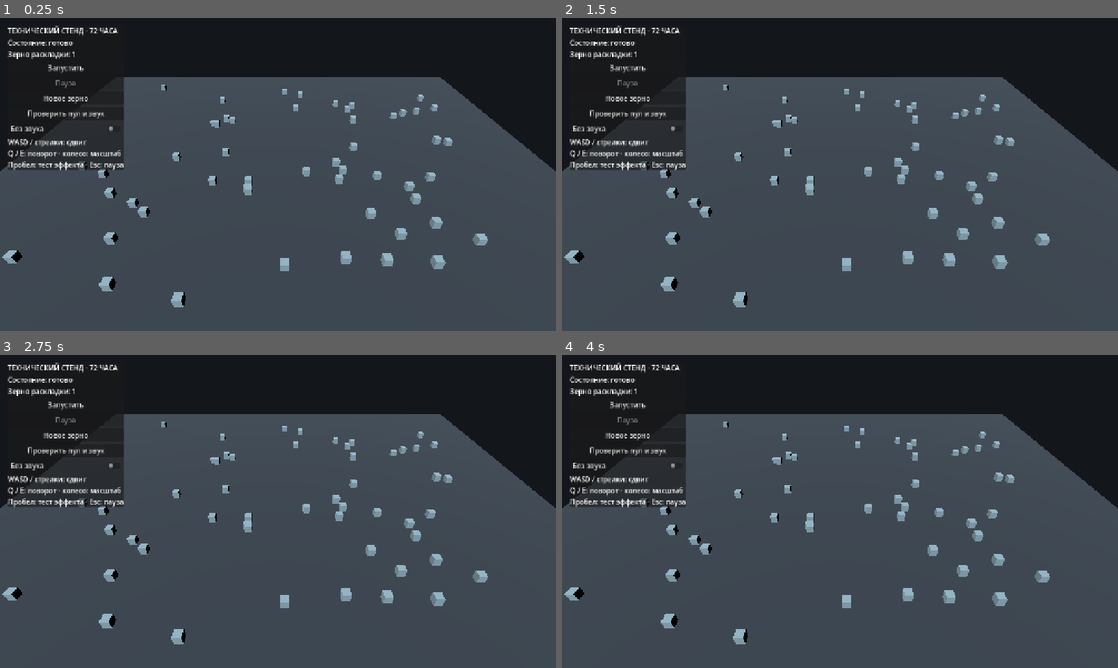
Above: before the commit, frames 1-4 (two rows, left to right).
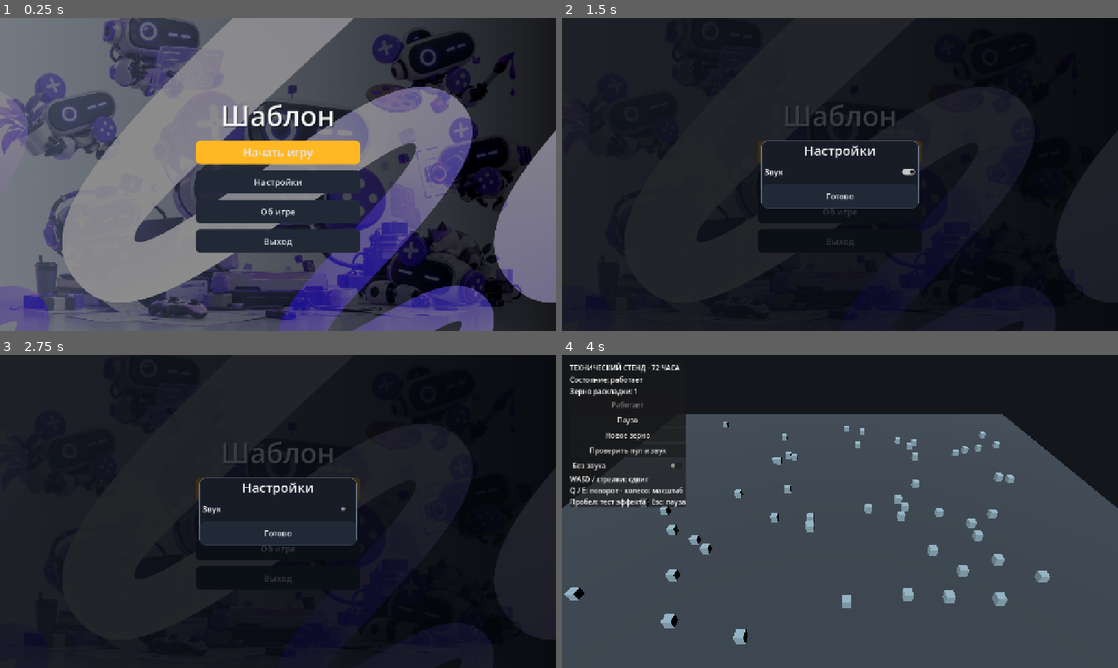
Above: after the commit, the same moments.

Repository: necrasov-ilya/nksv-neurojam-2026
Game: Godot game, scene res://scenes/start.tscn
Same seed, same stepped clock (60 frames per second), same inputs: the game is played once before the commit and once after it. Before the commit the project starts from res://scenes/main.tscn.
Inputs (mouse positions are in pixels of both pictures, inside the frame that each line leads up to):
- Up to frame 1 (0.25 s): no input
- Up to frame 2 (1.5 s): click (840, 180) at 0.5 s, where only the run after the commit has a clickable "Настройки"; click (840, 212) at 1.25 s, where only the run after the commit has a clickable "Об игре"
- Up to frame 3 (2.75 s): click (278, 508) at 2 s, where only the run after the commit has a clickable "Звук"
- Up to frame 4 (4 s): click (840, 533) at 2.75 s, where only the run after the commit has a clickable "Готово"; click (840, 489) at 3.5 s, where only the run after the commit has a clickable "Начать игру"

The runs differ from the first frame. In frame 1, 83% of the frame differs, in the area x 0-100%, y 0-100%; in frame 2, 73%; in frame 3, 73%; in frame 4, 0.2%.

Commit message:
feat: Подготовительный этап 2
- Добавлено главное меню с кнопками «Начать игру», «Настройки», «Об игре» и «Выход»
- Добавлен фон главного меню и экрана загрузки
- Название проекта изменено на «Шаблон», стартовой сценой назначено главное меню
- Добавлена настройка звука с сохранением между сценами
- Добавлена проверка ориентации окна: блокировка старта в вертикальном режиме, автоматическая пауза и возобновление при смене ориентации
- Настроен автоматический запуск технического стенда при переходе из меню
- Добавлена HTML-оболочка веб-экспорта с фоном и индикатором загрузки
- Расширена smoke-проверка стартовой сцены, ориентации окна и запуска стенда
- Обновлён README с описанием меню, настроек и требования к ориентации окна

Diff:
--- a/project.godot
+++ b/project.godot
@@ -2,9 +2,13 @@
 
 [application]
 
-config/name="72h Jam Starter"
-run/main_scene="res://scenes/main.tscn"
+config/name="Шаблон"
+run/main_scene="res://scenes/start.tscn"
 config/features=PackedStringArray("4.7", "GL Compatibility")
+boot_splash/image="res://assets/textures/start_background.png"
+boot_splash/bg_color=Color(0.019608, 0.027451, 0.047059, 1)
+boot_splash/stretch_mode=1
+
 
 [display]
 
--- a/scenes/main.tscn
+++ b/scenes/main.tscn
@@ -9,6 +9,7 @@
 [ext_resource type="Script" path="res://scripts/core/world_manager.gd" id="7"]
 [ext_resource type="Script" path="res://scripts/ui/debug_hud.gd" id="8"]
 [ext_resource type="PackedScene" path="res://scenes/debug_pulse.tscn" id="9"]
+[ext_resource type="Script" path="res://scripts/core/orientation_guard.gd" id="10"]
 
 [node name="Main" type="Node3D"]
 script = ExtResource("1")
@@ -44,3 +45,6 @@
 
 [node name="DebugHud" type="CanvasLayer" parent="."]
 script = ExtResource("8")
+
+[node name="OrientationGuard" type="CanvasLayer" parent="."]
+script = ExtResource("10")
--- /dev/null
+++ b/scenes/start.tscn
@@ -0,0 +1,12 @@
+[gd_scene load_steps=4 format=3]
+
+[ext_resource type="Script" path="res://scripts/ui/start_screen.gd" id="1"]
+[ext_resource type="Texture2D" path="res://assets/textures/start_background.png" id="2"]
+[ext_resource type="Script" path="res://scripts/core/orientation_guard.gd" id="3"]
+
+[node name="StartScreen" type="Node"]
+script = ExtResource("1")
+background_texture = ExtResource("2")
+
+[node name="OrientationGuard" type="CanvasLayer" parent="."]
+script = ExtResource("3")
--- /dev/null
+++ b/scripts/core/orientation_guard.gd
@@ -0,0 +1,74 @@
+class_name OrientationGuard
+extends CanvasLayer
+
+signal landscape_changed(is_landscape: bool)
+
+const PORTRAIT_TITLE := "Нужна горизонтальная раскладка"
+const PORTRAIT_MESSAGE := "Игра работает только в горизонтальном окне.\nСделайте окно шире, чем высоким, или поверните устройство."
+
+var _overlay_root: Control
+var _last_landscape := true
+
+
+func _ready() -> void:
+	layer = 20
+	_overlay_root = _build_overlay()
+	add_child(_overlay_root)
+	_last_landscape = is_landscape()
+	_sync_overlay()
+
+
+func _process(_delta: float) -> void:
+	var current := is_landscape()
+	if current != _last_landscape:
+		_last_landscape = current
+		_sync_overlay()
+		landscape_changed.emit(current)
+
+
+func is_landscape() -> bool:
+	var size := get_viewport().get_visible_rect().size
+	return size.x > size.y
+
+
+func _sync_overlay() -> void:
+	_overlay_root.visible = not _last_landscape
+
+
+func _build_overlay() -> Control:
+	var root := Control.new()
+	root.anchor_right = 1.0
+	root.anchor_bottom = 1.0
+	root.visible = false
+	var backdrop := ColorRect.new()
+	backdrop.color = Color(0.02, 0.03, 0.05, 0.92)
+	backdrop.anchor_right = 1.0
+	backdrop.anchor_bottom = 1.0
+	root.add_child(backdrop)
+	var center := CenterContainer.new()
+	center.anchor_right = 1.0
+	center.anchor_bottom = 1.0
+	backdrop.add_child(center)
+	var panel := PanelContainer.new()
+	var panel_style := StyleBoxFlat.new()
+	panel_style.bg_color = Color(0.09, 0.11, 0.15)
+	panel_style.border_color = Color(0.98, 0.72, 0.18)
+	panel_style.set_border_width_all(2)
+	panel_style.set_corner_radius_all(14)
+	panel.add_theme_stylebox_override("panel", panel_style)
+	center.add_child(panel)
+	var box := VBoxContainer.new()
+	box.add_theme_constant_override("separation", 10)
+	panel.add_child(box)
+	var title := Label.new()
+	title.text = PORTRAIT_TITLE
+	title.horizontal_alignment = HORIZONTAL_ALIGNMENT_CENTER
+	title.add_theme_font_size_override("font_size", 28)
+	title.add_theme_color_override("font_color", Color(0.98, 0.72, 0.18))
+	box.add_child(title)
+	var message := Label.new()
+	message.text = PORTRAIT_MESSAGE
+	message.horizontal_alignment = HORIZONTAL_ALIGNMENT_CENTER
+	message.add_theme_font_size_override("font_size", 18)
+	box.add_child(message)
+	return root
--- /dev/null
+++ b/scripts/core/settings.gd
@@ -0,0 +1,12 @@
+class_name GameSettings
+extends RefCounted
+
+# Настройки, общие для всех сцен (статика переживает смену сцен).
+# На веб-экспорте user:// не сохраняет данные, поэтому файл не пишем.
+static var sound_enabled := true
+
+
+static func set_sound_enabled(value: bool) -> void:
+	if sound_enabled == value:
+		return
+	sound_enabled = value
--- a/scripts/main.gd
+++ b/scripts/main.gd
@@ -7,6 +7,10 @@
 @onready var audio_manager: JamAudioManager = $AudioManager
 @onready var effect_pool: ObjectPool = $EffectPool
 @onready var hud: DebugHud = $DebugHud
+@onready var orientation_guard: OrientationGuard = $OrientationGuard
+
+var _paused_by_orientation := false
+var _pending_start := false
 
 
 func _ready() -> void:
@@ -18,6 +22,12 @@
 	session.phase_changed.connect(hud.set_phase)
 	hud.set_phase(session.phase)
 	hud.set_seed(world.seed_value)
+	audio_manager.set_muted(not GameSettings.sound_enabled)
+	orientation_guard.landscape_changed.connect(_on_landscape_changed)
+	if orientation_guard.is_landscape():
+		session.start()
+	else:
+		_pending_start = true
 
 
 func _process(_delta: float) -> void:
@@ -54,3 +64,17 @@
 
 func _on_mute(value: bool) -> void:
 	audio_manager.set_muted(value)
+
+
+func _on_landscape_changed(is_landscape: bool) -> void:
+	if not is_landscape:
+		if session.phase == SessionState.Phase.RUNNING:
+			session.pause()
+			_paused_by_orientation = true
+		return
+	if _paused_by_orientation:
+		_paused_by_orientation = false
+		session.start()
+	elif _pending_start:
+		_pending_start = false
+		session.start()
--- /dev/null
+++ b/scripts/ui/start_screen.gd
@@ -0,0 +1,202 @@
+extends Node
+
+const MAIN_SCENE_PATH := "res://scenes/main.tscn"
+const GAME_TITLE := "Шаблон"
+
+const BRIGHT_COLOR := Color(1.0, 0.72, 0.14)
+const BRIGHT_HOVER := Color(1.0, 0.8, 0.28)
+const BRIGHT_PRESSED := Color(0.88, 0.6, 0.1)
+const PLATE_COLOR := Color(0.13, 0.16, 0.21)
+const PLATE_HOVER := Color(0.19, 0.23, 0.3)
+const PLATE_PRESSED := Color(0.09, 0.11, 0.14)
+const TEXT_COLOR := Color(0.88, 0.9, 0.94)
+const DISABLED_TEXT := Color(0.4, 0.42, 0.46)
+const DISABLED_PLATE := Color(0.08, 0.09, 0.12)
+
+@export var background_texture: Texture2D
+
+@onready var orientation_guard: OrientationGuard = $OrientationGuard
+
+var _ui_layer: CanvasLayer
+var _start_button: Button
+var _settings_panel: Control
+var _about_panel: Control
+var _sound_check: CheckButton
+
+
+func _ready() -> void:
+	_build_ui()
+	orientation_guard.landscape_changed.connect(_on_landscape_changed)
+	_on_landscape_changed(orientation_guard.is_landscape())
+
+
+func _build_ui() -> void:
+	_ui_layer = CanvasLayer.new()
+	_ui_layer.name = "Ui"
+	_ui_layer.layer = 10
+	add_child(_ui_layer)
+
+	var background := TextureRect.new()
+	background.texture = background_texture
+	background.expand_mode = TextureRect.EXPAND_IGNORE_SIZE
+	background.stretch_mode = TextureRect.STRETCH_KEEP_ASPECT_COVERED
+	background.anchor_right = 1.0
+	background.anchor_bottom = 1.0
+	_ui_layer.add_child(background)
+
+	var tint := ColorRect.new()
+	tint.color = Color(0, 0, 0, 0.45)
+	tint.anchor_right = 1.0
+	tint.anchor_bottom = 1.0
+	_ui_layer.add_child(tint)
+
+	var center := CenterContainer.new()
+	center.anchor_right = 1.0
+	center.anchor_bottom = 1.0
+	_ui_layer.add_child(center)
+
+	var column := VBoxContainer.new()
+	column.custom_minimum_size = Vector2(380, 0)
+	column.add_theme_constant_override("separation", 14)
+	center.add_child(column)
+
+	var title := Label.new()
+	title.text = GAME_TITLE
+	title.horizontal_alignment = HORIZONTAL_ALIGNMENT_CENTER
+	title.add_theme_font_size_override("font_size", 64)
+	title.add_theme_color_override("font_color", Color(1, 1, 1, 0.96))
+	title.add_theme_color_override("font_shadow_color", Color(0, 0, 0, 0.6))
+	title.add_theme_constant_override("shadow_offset_x", 2)
+	title.add_theme_constant_override("shadow_offset_y", 2)
+	column.add_child(title)
+
+	_start_button = _styled_button("Начать игру", 26, BRIGHT_COLOR, BRIGHT_HOVER, BRIGHT_PRESSED)
+	_start_button.pressed.connect(_on_start_pressed)
+	column.add_child(_start_button)
+	column.add_child(_styled_button("Настройки", 20, PLATE_COLOR, PLATE_HOVER, PLATE_PRESSED, _show_settings))
+	column.add_child(_styled_button("Об игре", 20, PLATE_COLOR, PLATE_HOVER, PLATE_PRESSED, _show_about))
+	column.add_child(_styled_button("Выход", 20, PLATE_COLOR, PLATE_HOVER, PLATE_PRESSED, _on_exit_pressed))
+
+	var settings_parts := _make_dialog("Настройки")
+	_settings_panel = settings_parts[0]
+	var settings_body: VBoxContainer = settings_parts[1]
+	_sound_check = CheckButton.new()
+	_sound_check.text = "Звук"
+	_sound_check.button_pressed = GameSettings.sound_enabled
+	_sound_check.add_theme_font_size_override("font_size", 18)
+	_sound_check.toggled.connect(_on_sound_toggled)
+	settings_body.add_child(_sound_check)
+	settings_body.add_child(_styled_button("Готово", 18, PLATE_COLOR, PLATE_HOVER, PLATE_PRESSED, _hide_settings))
+
+	var about_parts := _make_dialog("Об игре")
+	_about_panel = about_parts[0]
+	var about_body: VBoxContainer = about_parts[1]
+	var info := Label.new()
+	info.text = "«Шаблон» — игра для 72-часового геймджема.\nGodot 4.7.2 · GDScript · Compatibility renderer.\nОкно должно быть горизонтальным: шире, чем высоким."
+	info.horizontal_alignment = HORIZONTAL_ALIGNMENT_CENTER
+	info.add_theme_font_size_override("font_size", 16)
+	about_body.add_child(info)
+	about_body.add_child(_styled_button("Готово", 18, PLATE_COLOR, PLATE_HOVER, PLATE_PRESSED, _hide_about))
+
+
+func _on_start_pressed() -> void:
+	if not orientation_guard.is_landscape():
+		return
+	get_tree().change_scene_to_file(MAIN_SCENE_PATH)
+
+
+func _show_settings() -> void:
+	_settings_panel.visible = true
+
+
+func _hide_settings() -> void:
+	_settings_panel.visible = false
+
+
+func _show_about() -> void:
+	_about_panel.visible = true
+
+
+func _hide_about() -> void:
+	_about_panel.visible = false
+
+
+func _on_sound_toggled(value: bool) -> void:
+	GameSettings.set_sound_enabled(value)
+
+
+func _on_exit_pressed() -> void:
+	get_tree().quit()
+
+
+func _on_landscape_changed(is_landscape: bool) -> void:
+	_start_button.disabled = not is_landscape
+
+
+func _styled_button(
+	text_value: String,
+	font_size: int,
+	normal_color: Color,
+	hover_color: Color,
+	pressed_color: Color,
+	callback: Callable = Callable()
+) -> Button:
+	var button := Button.new()
+	button.text = text_value
+	button.custom_minimum_size = Vector2(360, 54)
+	button.add_theme_font_size_override("font_size", font_size)
+	button.add_theme_color_override("font_color", TEXT_COLOR)
+	button.add_theme_color_override("font_hover_color", TEXT_COLOR)
+	button.add_theme_color_override("font_pressed_color", TEXT_COLOR)
+	button.add_theme_color_override("font_focus_color", TEXT_COLOR)
+	button.add_theme_color_override("font_disabled_color", DISABLED_TEXT)
+	button.add_theme_stylebox_override("normal", _flat(normal_color))
+	button.add_theme_stylebox_override("hover", _flat(hover_color))
+	button.add_theme_stylebox_override("pressed", _flat(pressed_color))
+	button.add_theme_stylebox_override("disabled", _flat(DISABLED_PLATE))
+	button.add_theme_stylebox_override("focus", StyleBoxEmpty.new())
+	if callback.is_valid():
+		button.pressed.connect(callback)
+	return button
+
+
+func _make_dialog(title_text: String) -> Array:
+	var root := Control.new()
+	root.anchor_right = 1.0
+	root.anchor_bottom = 1.0
+	root.visible = false
+	_ui_layer.add_child(root)
+	var backdrop := ColorRect.new()
+	backdrop.color = Color(0.02, 0.03, 0.05, 0.78)
+	backdrop.anchor_right = 1.0
+	backdrop.anchor_bottom = 1.0
+	root.add_child(backdrop)
+	var center := CenterContainer.new()
+	center.anchor_right = 1.0
+	center.anchor_bottom = 1.0
+	backdrop.add_child(center)
+	var panel := PanelContainer.new()
+	var panel_style := StyleBoxFlat.new()
+	panel_style.bg_color = Color(0.09, 0.11, 0.15)
+	panel_style.border_color = Color(0.4, 0.45, 0.55)
+	panel_style.set_border_width_all(1)
+	panel_style.set_corner_radius_all(14)
+	panel.add_theme_stylebox_override("panel", panel_style)
+	center.add_child(panel)
+	var body := VBoxContainer.new()
+	body.add_theme_constant_override("separation", 12)
+	panel.add_child(body)
+	var title := Label.new()
+	title.text = title_text
+	title.horizontal_alignment = HORIZONTAL_ALIGNMENT_CENTER
+	title.add_theme_font_size_override("font_size", 30)
+	title.add_theme_color_override("font_color", Color(1, 1, 1, 0.96))
+	body.add_child(title)
+	return [root, body]
+
+
+func _flat(color: Color) -> StyleBoxFlat:
+	var box := StyleBoxFlat.new()
+	box.bg_color = color
+	box.set_corner_radius_all(12)
+	return box
--- a/tests/smoke.gd
+++ b/tests/smoke.gd
@@ -6,6 +6,22 @@
 
 
 func _check() -> void:
+	var start_scene := load("res://scenes/start.tscn") as PackedScene
+	if start_scene == null:
+		_fail("Стартовая сцена не загружена")
+		return
+	var start := start_scene.instantiate()
+	root.add_child(start)
+	await process_frame
+	if start.get_script() == null:
+		_fail("Скрипт стартового экрана не загрузился")
+		return
+	var guard := start.get_node("OrientationGuard") as OrientationGuard
+	if guard == null or not guard.is_landscape():
+		_fail("Стартовый экран не определил горизонтальную раскладку")
+		return
+	start.queue_free()
+	await process_frame
 	var scene := load("res://scenes/main.tscn") as PackedScene
 	if scene == null:
 		_fail("Главная сцена не загружена")
@@ -13,7 +29,13 @@
 	var game := scene.instantiate()
 	root.add_child(game)
 	await process_frame
+	if game.get_script() == null:
+		_fail("Скрипт главной сцены не загрузился")
+		return
 	var session := game.get_node("SessionState") as SessionState
+	if session.phase != SessionState.Phase.RUNNING:
+		_fail("Игра не запустилась автоматически из горизонтального окна")
+		return
 	var world := game.get_node("World") as WorldManager
 	var pool := game.get_node("EffectPool") as ObjectPool
 	if world.markers.multimesh.instance_count != 60:
Binary file added: assets/textures/start_background.png
Not shown, added: assets/textures/start_background.png.import
Not shown, changed: export_presets.cfg
Not shown: 1 places in scenes/main.tscn that only renumber resources
Not shown, added: scripts/core/orientation_guard.gd.uid
Not shown, added: scripts/core/settings.gd.uid
Not shown, added: scripts/ui/start_screen.gd.uid
Not shown, changed: README.md
Not shown, added: web/shell.html
